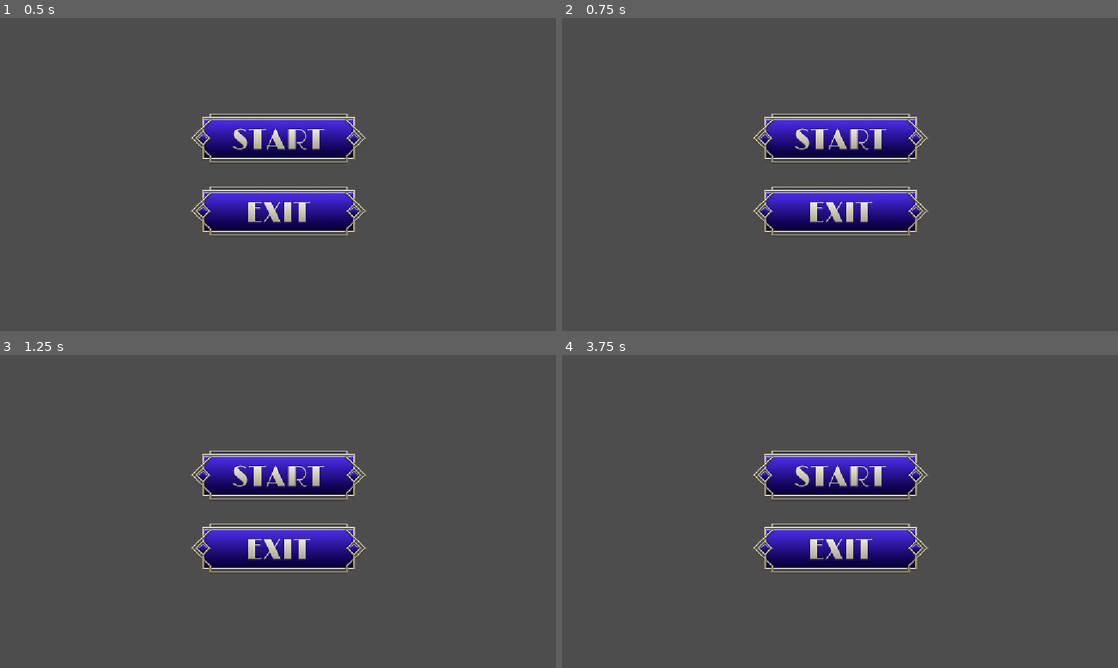
Above: before the commit, frames 1-4 (two rows, left to right).
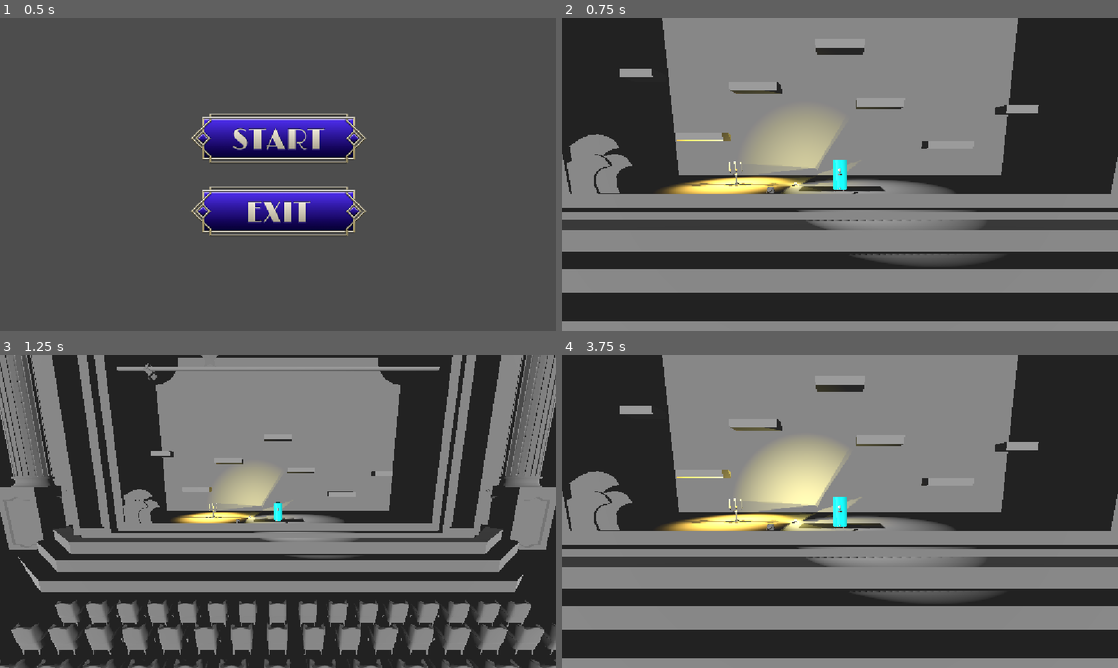
Above: after the commit, the same moments.

Repository: JoesRealAccount/ggj_2026
Game: Godot game, scene res://scenes/main_screen.tscn
Two runs of this game, one before a commit and one after it. Both use one fixed random seed, a clock stepped at 60 frames per second and the inputs below.
Inputs (mouse positions are in pixels of both pictures, inside the frame that each line leads up to):
- Up to frame 1 (0.5 s): no input
- Up to frame 2 (0.75 s): click (840, 136) at 0.5 s
- Up to frame 3 (1.25 s): no input
- Up to frame 4 (3.75 s): click (840, 473) at 1.27 s; tap Enter (switch_mask) at 2, 2.85 s; hold D (move_right) 2.03-2.78 s; hold Enter (switch_mask) 2.03-2.78 s; tap W (jump) at 2.27, 3.02 s; hold Escape (back_to_menu) 2.78-3.5 s; click (840, 473) at 3.5 s

Frame 1 is identical in both runs. In frame 2, 97% of the frame differs, in the area x 0-100%, y 0-100%; in frame 3, 94%; in frame 4, 96%.

Commit message:
fix main level

Diff:
--- a/scenes/main_level.tscn
+++ b/scenes/main_level.tscn
@@ -10,8 +10,10 @@
 [ext_resource type="PackedScene" uid="uid://biyis1uy6k365" path="res://prefabs/stage.tscn" id="8_adxub"]
 [ext_resource type="ArrayMesh" uid="uid://cewnaym4e2etl" path="res://objects/Stern.obj" id="11_adxub"]
 [ext_resource type="ArrayMesh" uid="uid://cidnfhaj2jlsn" path="res://objects/Wave.obj" id="12_ff0s2"]
-[ext_resource type="PackedScene" path="res://prefabs/kerzen.tscn" id="12_fkrx8"]
-[ext_resource type="Script" uid="uid://bh2ouunrqr3vn" path="res://world_visual_manager.gd" id="13_mwgft"]
+[ext_resource type="PackedScene" uid="uid://b2i52xf2k2gsb" path="res://prefabs/kerzen.tscn" id="12_fkrx8"]
+[ext_resource type="PackedScene" uid="uid://ch2vhv0pognho" path="res://prefabs/seil.tscn" id="13_adxub"]
+[ext_resource type="Script" uid="uid://demyk6vjaey7r" path="res://prefabs/throw_spawning_system.gd" id="13_mwgft"]
+[ext_resource type="PackedScene" uid="uid://b0rucjakpgsht" path="res://prefabs/sessel.tscn" id="14_adxub"]
 
 [sub_resource type="Environment" id="Environment_u2c82"]
 volumetric_fog_enabled = true
@@ -75,64 +77,64 @@
 [node name="Platform1" type="StaticBody3D" parent="." unique_id=809709939]
 transform = Transform3D(1, 0, 0, 0, 1, 0, 0, 0, 1, -9.125659, 3.567688, 0)
 
-[node name="CSGBox3D" type="CSGBox3D" parent="Platform1" unique_id=364006944 groups=["world_depression"]]
-size = Vector3(3, 0.5, 1)
-
-[node name="CSGBakedCollisionShape3D" type="CollisionShape3D" parent="Platform1" unique_id=1241135878 groups=["world_depression"]]
+[node name="CSGBox3D" type="CSGBox3D" parent="Platform1" unique_id=364006944]
+size = Vector3(3, 0.5, 1)
+
+[node name="CSGBakedCollisionShape3D" type="CollisionShape3D" parent="Platform1" unique_id=1241135878]
 shape = SubResource("ConcavePolygonShape3D_6614m")
 
 [node name="Platform2" type="StaticBody3D" parent="." unique_id=1760699012]
 transform = Transform3D(1, 0, 0, 0, 1, 0, 0, 0, 1, -5.455579, 6.700803, 0)
 
-[node name="CSGBox3D" type="CSGBox3D" parent="Platform2" unique_id=699655276 groups=["world_depression"]]
-size = Vector3(3, 0.5, 1)
-
-[node name="CSGBakedCollisionShape3D" type="CollisionShape3D" parent="Platform2" unique_id=1958487960 groups=["world_depression"]]
+[node name="CSGBox3D" type="CSGBox3D" parent="Platform2" unique_id=699655276]
+size = Vector3(3, 0.5, 1)
+
+[node name="CSGBakedCollisionShape3D" type="CollisionShape3D" parent="Platform2" unique_id=1958487960]
 shape = SubResource("ConcavePolygonShape3D_bhu08")
 
 [node name="Platform3" type="StaticBody3D" parent="." unique_id=878966121]
 transform = Transform3D(1, 0, 0, 0, 1, 0, 0, 0, 1, 0, 9.17659, 0)
 
-[node name="CSGBox3D" type="CSGBox3D" parent="Platform3" unique_id=607933470 groups=["world_depression"]]
-size = Vector3(3, 0.5, 1)
-
-[node name="CSGBakedCollisionShape3D" type="CollisionShape3D" parent="Platform3" unique_id=714602441 groups=["world_depression"]]
+[node name="CSGBox3D" type="CSGBox3D" parent="Platform3" unique_id=607933470]
+size = Vector3(3, 0.5, 1)
+
+[node name="CSGBakedCollisionShape3D" type="CollisionShape3D" parent="Platform3" unique_id=714602441]
 shape = SubResource("ConcavePolygonShape3D_05as6")
 
 [node name="Platform4" type="StaticBody3D" parent="." unique_id=196942408]
 transform = Transform3D(1, 0, 0, 0, 1, 0, 0, 0, 1, 2.5865993, 5.696404, 0)
 
-[node name="CSGBox3D" type="CSGBox3D" parent="Platform4" unique_id=1810893554 groups=["world_depression"]]
-size = Vector3(3, 0.5, 1)
-
-[node name="CSGBakedCollisionShape3D" type="CollisionShape3D" parent="Platform4" unique_id=1519879665 groups=["world_depression"]]
+[node name="CSGBox3D" type="CSGBox3D" parent="Platform4" unique_id=1810893554]
+size = Vector3(3, 0.5, 1)
+
+[node name="CSGBakedCollisionShape3D" type="CollisionShape3D" parent="Platform4" unique_id=1519879665]
 shape = SubResource("ConcavePolygonShape3D_5ymk8")
 
 [node name="Platform5" type="StaticBody3D" parent="." unique_id=351375189]
 transform = Transform3D(1, 0, 0, 0, 1, 0, 0, 0, 1, 7.221284, 3.0387902, 0)
 
-[node name="CSGBox3D" type="CSGBox3D" parent="Platform5" unique_id=52125670 groups=["world_happiness"]]
-size = Vector3(3, 0.5, 1)
-
-[node name="CSGBakedCollisionShape3D" type="CollisionShape3D" parent="Platform5" unique_id=252812915 groups=["world_happiness"]]
+[node name="CSGBox3D" type="CSGBox3D" parent="Platform5" unique_id=52125670]
+size = Vector3(3, 0.5, 1)
+
+[node name="CSGBakedCollisionShape3D" type="CollisionShape3D" parent="Platform5" unique_id=252812915]
 shape = SubResource("ConcavePolygonShape3D_4mnpp")
 
 [node name="Platform6" type="StaticBody3D" parent="." unique_id=1602373132]
 transform = Transform3D(1, 0, 0, 0, 1, 0, 0, 0, 1, 11.629961, 5.3128843, 0)
 
-[node name="CSGBox3D" type="CSGBox3D" parent="Platform6" unique_id=97610814 groups=["world_happiness"]]
+[node name="CSGBox3D" type="CSGBox3D" parent="Platform6" unique_id=97610814]
 size = Vector3(2, 0.5, 1)
 
-[node name="CSGBakedCollisionShape3D" type="CollisionShape3D" parent="Platform6" unique_id=1818412558 groups=["world_happiness"]]
+[node name="CSGBakedCollisionShape3D" type="CollisionShape3D" parent="Platform6" unique_id=1818412558]
 shape = SubResource("ConcavePolygonShape3D_ctebd")
 
 [node name="Platform7" type="StaticBody3D" parent="." unique_id=1934188769]
 transform = Transform3D(1, 0, 0, 0, 1, 0, 0, 0, 1, -12.706293, 7.4688635, 0)
 
-[node name="CSGBox3D" type="CSGBox3D" parent="Platform7" unique_id=136784140 groups=["world_happiness"]]
+[node name="CSGBox3D" type="CSGBox3D" parent="Platform7" unique_id=136784140]
 size = Vector3(2, 0.5, 1)
 
-[node name="CSGBakedCollisionShape3D" type="CollisionShape3D" parent="Platform7" unique_id=317253792 groups=["world_happiness"]]
+[node name="CSGBakedCollisionShape3D" type="CollisionShape3D" parent="Platform7" unique_id=317253792]
 shape = SubResource("ConcavePolygonShape3D_eqmdw")
 
 [node name="Mic" parent="." unique_id=1848665238 instance=ExtResource("5_mwgft")]
@@ -317,8 +319,5 @@
 [node name="Chair48" parent="SeatArea" unique_id=94804520 instance=ExtResource("14_adxub")]
 transform = Transform3D(1, 0, 0, 0, 1, 0, 0, 0, 1, 15.999219, -8.4, 14.791992)
 
-[node name="WorldVisualManager" type="Node" parent="." unique_id=1188200633]
-script = ExtResource("13_mwgft")
-
 [editable path="Player"]
 [editable path="Camera"]
